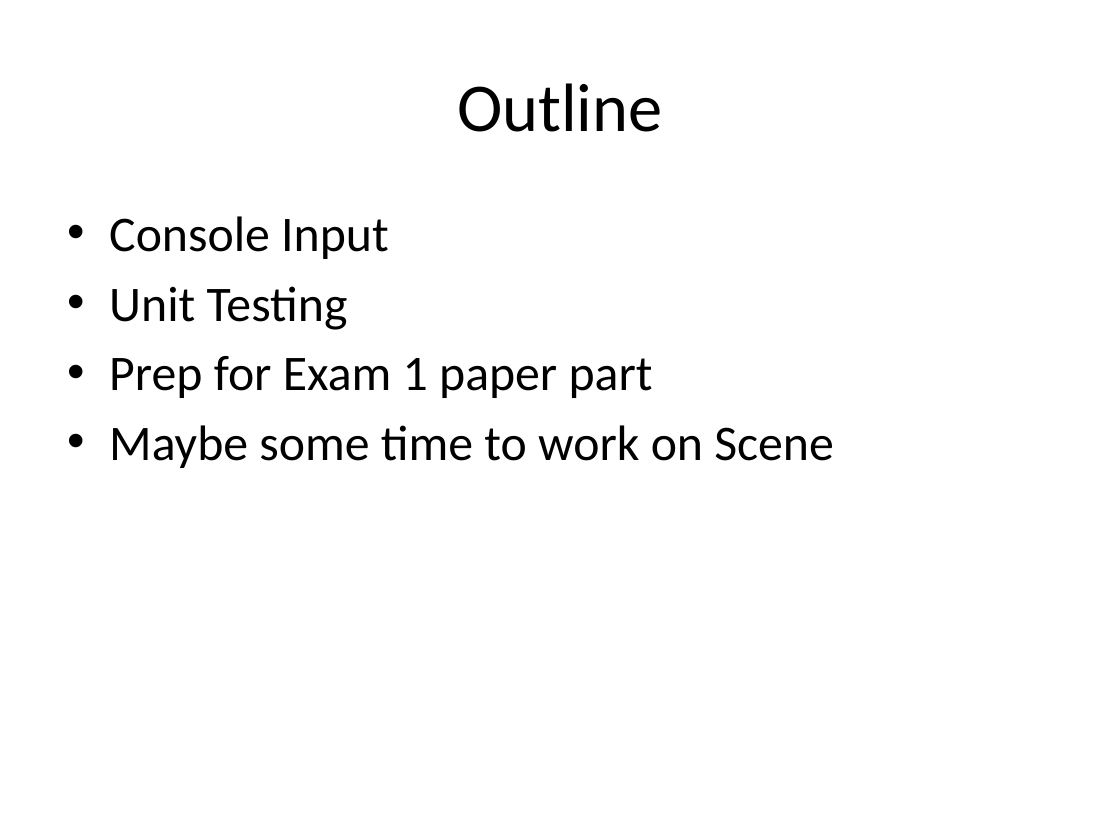
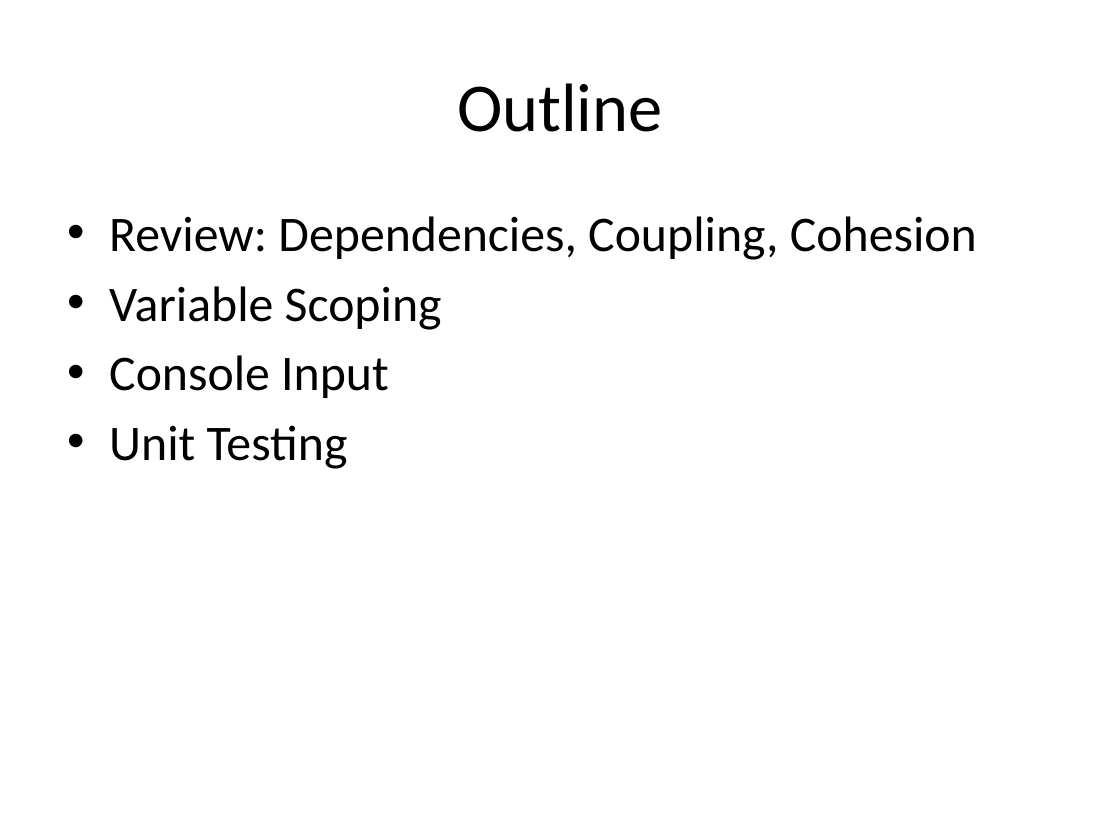
Before and after one commit to RHIT-CSSE/csse220, a slide deck: slide 2 of ClassMaterials/IntroToUnitTesting/Slides/UnitTesting.pptx (slide 3 before the commit). Drawn at 1120x840 pixels with LibreOffice and Linux fonts; fonts in the diff are those of the drawing. Boxes give left, top, right and bottom in pixels: in the first picture for what was removed or moved away, otherwise in the second. Text is boxed around its words. In the diff, an @@ line names an element or a change of style, - is before the commit and + after.

```diff
--- a/ClassMaterials/IntroToUnitTesting/Slides/UnitTesting.pptx
+++ b/ClassMaterials/IntroToUnitTesting/Slides/UnitTesting.pptx
@@ text at (109, 216, 977, 330): paragraphs added @@
+• Review: Dependencies, Coupling, Cohesion
+• Variable Scoping
@@ text at (109, 356, 833, 468): paragraphs removed @@
-• Prep for Exam 1 paper part
-• Maybe some time to work on Scene
```
Also in this commit, not shown: 2 other slides changed, 8 slides added, 1 slide removed, 2 other files.
